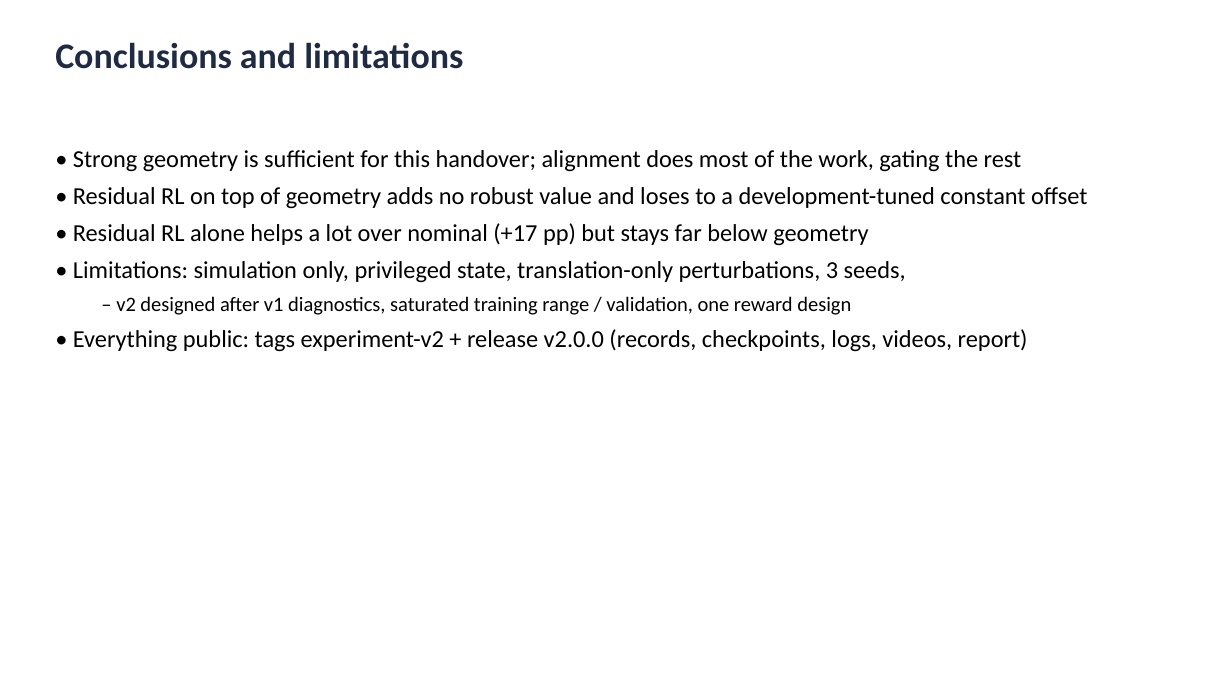
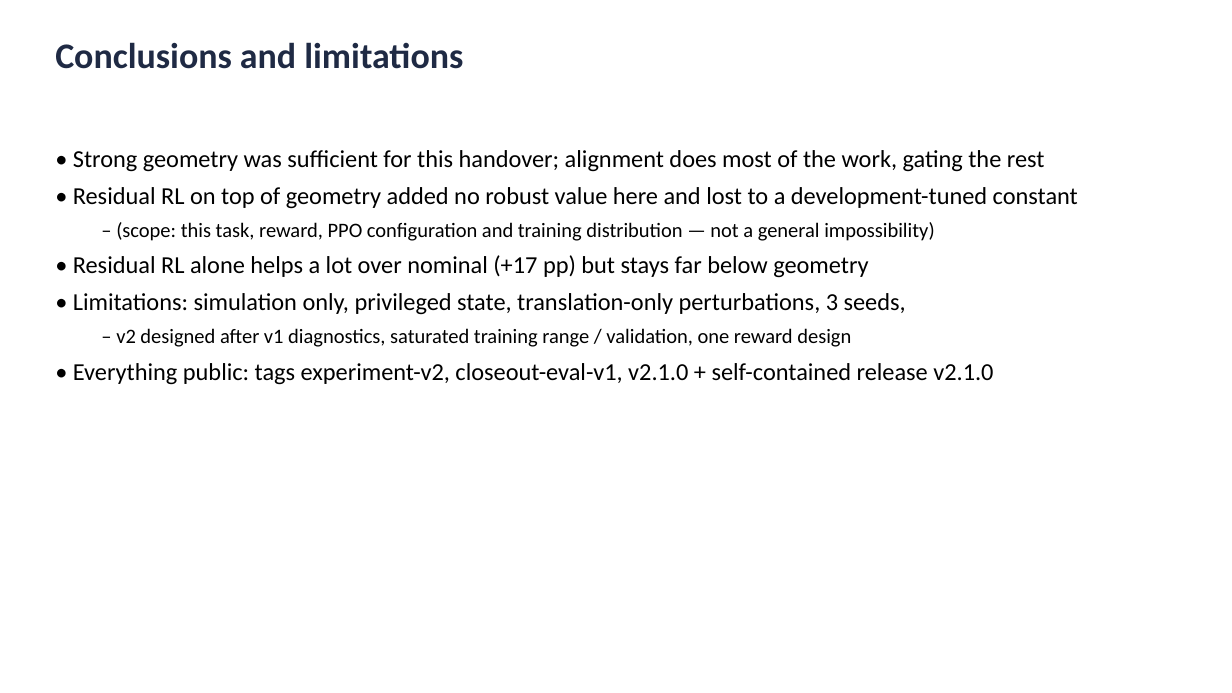
Before and after one commit to ywen0511/CSCI645-Project, a slide deck: slide 13 of report/v2/deck/deck.pptx (slide 11 before the commit). Drawn at 1232x693 pixels with LibreOffice and Linux fonts; fonts in the diff are those of the drawing. Boxes give left, top, right and bottom in pixels: in the first picture for what was removed or moved away, otherwise in the second. Text is boxed around its words. In the diff, an @@ line names an element or a change of style, - is before the commit and + after.

```diff
--- a/report/v2/deck/deck.pptx
+++ b/report/v2/deck/deck.pptx
@@ text at <box>73,150,1078,241</box>: text changed @@
-• Strong geometry is sufficient for this handover; alignment does most of the work, gating the rest
-• Residual RL on top of geometry adds no robust value and loses to a development-tuned constant offset
+• Strong geometry was sufficient for this handover; alignment does most of the work, gating the rest
+• Residual RL on top of geometry added no robust value here and lost to a development-tuned constant
+  – (scope: this task, reward, PPO configuration and training distribution — not a general impossibility)
@@ text at <box>73,363,993,385</box>: text changed @@
-• Everything public: tags experiment-v2 + release v2.0.0 (records, checkpoints, logs, videos, report)
+• Everything public: tags experiment-v2, closeout-eval-v1, v2.1.0 + self-contained release v2.1.0
```
Also in this commit, not shown: 3 other slides changed, 2 slides added, 24 other files.
